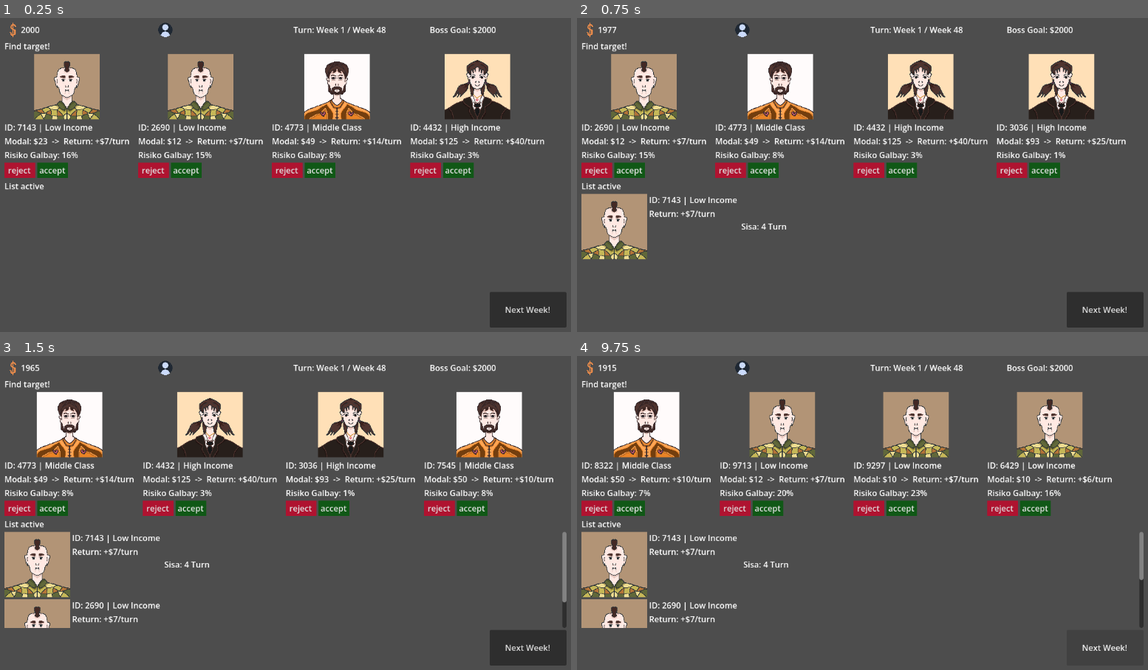
Above: before the commit, frames 1-4 (two rows, left to right).
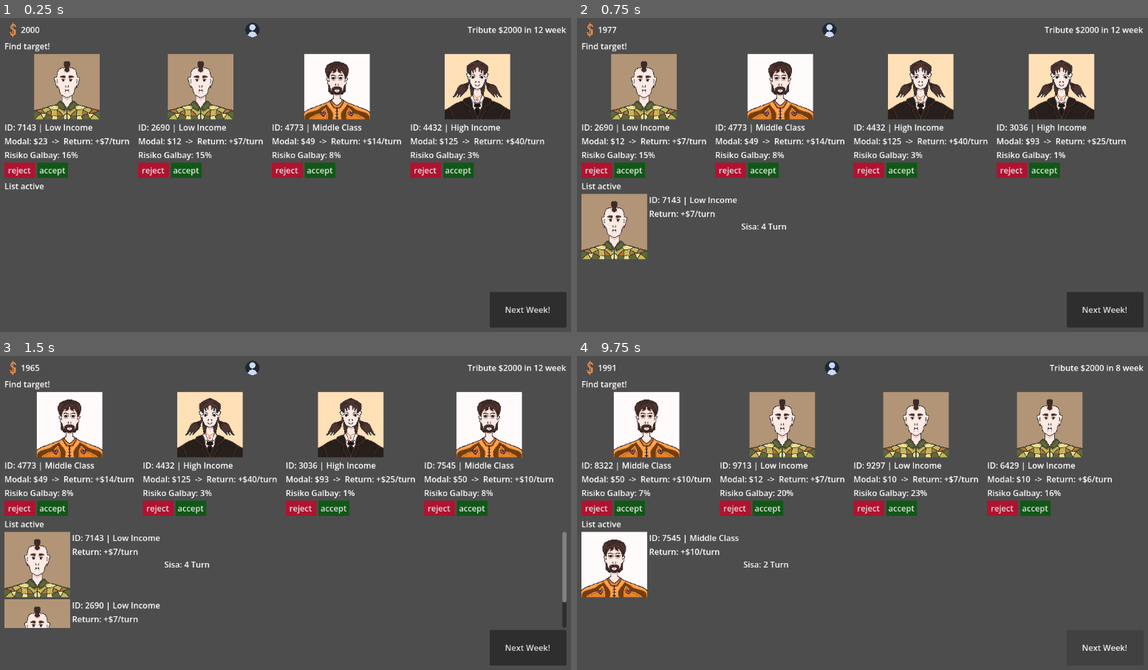
Above: after the commit, the same moments.

Repository: DwikiFebrian/galbay
Game: Godot game, scene res://main.tscn
The game is run twice, just before and just after one commit, with the same random seed, the same clock (stepped at 60 frames per second) and the same inputs.
Inputs (mouse positions are in pixels of both pictures, inside the frame that each line leads up to; where the layout moved, square brackets give the same spot in the first picture):
- Up to frame 1 (0.25 s): no input
- Up to frame 2 (0.75 s): click "accept" at 0.5 s
- Up to frame 3 (1.5 s): click "accept" at 1.25 s
- Up to frame 4 (9.75 s): click "Next Week!" at 2 s; click "Next Week!" at 2.75 s; click (931, 368) [799, 368] at 3.5 s; click "reject" at 4.25 s; click (931, 368) [799, 368] at 5 s; click "reject" at 5.75 s; click (931, 368) [799, 368] at 6.5 s; click "reject" at 7.25 s; click "accept" at 8 s; click "Next Week!" at 8.75 s; tap Enter at 9.5 s

The runs differ from the first frame. In frame 1, 0.6% of the frame differs, in the area x 27-100%, y 1-7%; in frame 2, 0.6%; in frame 3, 0.6%; in frame 4, 4.6%, in the area x 0-100%, y 1-87%.

Commit message:
nextweek dl check

Diff:
--- a/main.gd
+++ b/main.gd
@@ -2,7 +2,8 @@
 
 @onready var label_uang = $"Control/Main layout/Panel atas/uang"
 @onready var label_turn = $"Control/Main layout/Panel atas/turn"
-@onready var label_boss = $"Control/Main layout/Panel atas/Label"
+@onready var label_boss = $"Control/Main layout/Panel atas/boss"
+@onready var label_setor = $"Control/Main layout/Panel atas/setor"
 @onready var container_draft = $"Control/Main layout/Paneh tengah/Targetlist"
 @onready var container_aktif = $"Control/Main layout/VBoxContainer/Paneh bawah/list nasabah"
 
@@ -11,7 +12,9 @@
 
 # state
 var player_cash: int = 2000
-var current_turn: int = 1
+var current_turn: int = 0
+var deadline: int = 12
+var quarter: int = 1
 var max_turn: int = 48
 var boss_goal: int = 2000
 var nasabah_aktif: Array = []
@@ -49,8 +52,11 @@
 
 func update_ui_header() -> void:
 	label_uang.text = str(player_cash)
-	label_turn.text = "Turn: Week " + str(current_turn) + " / Week " + str(max_turn)
-	label_boss.text = "Boss Goal: $" + str(boss_goal)
+	#label_turn.text = "Turn: Week " + str(current_turn) + " / Week " + str(max_turn)
+	#label_boss.text = "Boss Goal: $" + str(boss_goal)
+	label_setor.text = "Tribute $" + str(boss_goal) + " in " + str(deadline - current_turn) + " week"
+	#label_boss.text = "Tribute $" + str(boss_goal)
+	#label_turn.text = "in " + str(deadline - current_turn) + " week"
 
 # bikin antrean
 func generate_antrean_turn(jumlah: int) -> void:
@@ -64,6 +70,7 @@
 			"modal": randi_range(kelas_terpilih["modal_min"], kelas_terpilih["modal_max"]),
 			"cicilan_per_turn": randi_range(kelas_terpilih["return_min"], kelas_terpilih["return_max"]),
 			"peluang_galbay": randf_range(kelas_terpilih["galbay_min"], kelas_terpilih["galbay_max"]),
+			"tenor": 4,
 			"path_gambar": kelas_terpilih["gambar"]
 		}
 		antrean_nasabah.append(data_random) # Masukkan ke dalam antrean
@@ -113,7 +120,36 @@
 	kartu.queue_free()
 	call_deferred("isi_slot_kosong")
 
-
 func _on_nextweek_pressed() -> void:
 	print("minggu berganti")
 	#bisa kasih code ngitung duit di sini
+
+	var penghutang = get_node("Control/Main layout/VBoxContainer/Paneh bawah/list nasabah")
+	for nasabah in penghutang.get_children():
+		#var kartu_baru = active_row_scene.instantiate()
+		#player_cash += nasabah["cicilan_per_turn"]
+		#player_cash += nasabah.data["cicilan_per_turn"]
+		nasabah.kurangi_turn()
+
+	for i in range(len(nasabah_aktif) - 1, -1, -1):
+		var nasabah = nasabah_aktif[i]
+		player_cash += nasabah["cicilan_per_turn"]
+		nasabah["tenor"] -= 1
+		if nasabah["tenor"] == 0:
+			nasabah_aktif.remove_at(i)
+
+	update_ui_header()
+
+	current_turn += 1
+	if current_turn % 12 == 0:
+		setor_boss()
+		current_turn = 0
+		quarter += 1
+
+	update_ui_header()
+
+func setor_boss():
+	if player_cash < boss_goal:
+		print("Game Over")
+	else:
+		player_cash -= boss_goal
--- a/main.tscn
+++ b/main.tscn
@@ -49,15 +49,20 @@
 tooltip_text = "Profil"
 texture_normal = ExtResource("2_0xm2m")
 
+[node name="setor" type="Label" parent="Control/Main layout/Panel atas" unique_id=768408797]
+layout_mode = 2
+
+[node name="boss" type="Label" parent="Control/Main layout/Panel atas" unique_id=1603356411]
+visible = false
+layout_mode = 2
+size_flags_horizontal = 3
+text = "boss goal"
+
 [node name="turn" type="Label" parent="Control/Main layout/Panel atas" unique_id=398017445]
+visible = false
 layout_mode = 2
 size_flags_horizontal = 3
 text = "1/n"
-
-[node name="Label" type="Label" parent="Control/Main layout/Panel atas" unique_id=1603356411]
-layout_mode = 2
-size_flags_horizontal = 3
-text = "boss goal"
 
 [node name="Paneh tengah" type="VBoxContainer" parent="Control/Main layout" unique_id=269468019]
 layout_mode = 2
--- a/project.godot
+++ b/project.godot
@@ -12,7 +12,7 @@
 
 config/name="galbay"
 run/main_scene="uid://b0y1a1n6jv7ea"
-config/features=PackedStringArray("4.6", "Forward Plus")
+config/features=PackedStringArray("4.7", "Forward Plus")
 config/icon="res://icon.svg"
 
 [physics]
--- /dev/null
+++ b/upgrade.gd
@@ -0,0 +1,11 @@
+extends Node
+
+
+# Called when the node enters the scene tree for the first time.
+func _ready() -> void:
+	pass # Replace with function body.
+
+
+# Called every frame. 'delta' is the elapsed time since the previous frame.
+func _process(delta: float) -> void:
+	pass
Not shown, added: upgrade.gd.uid
